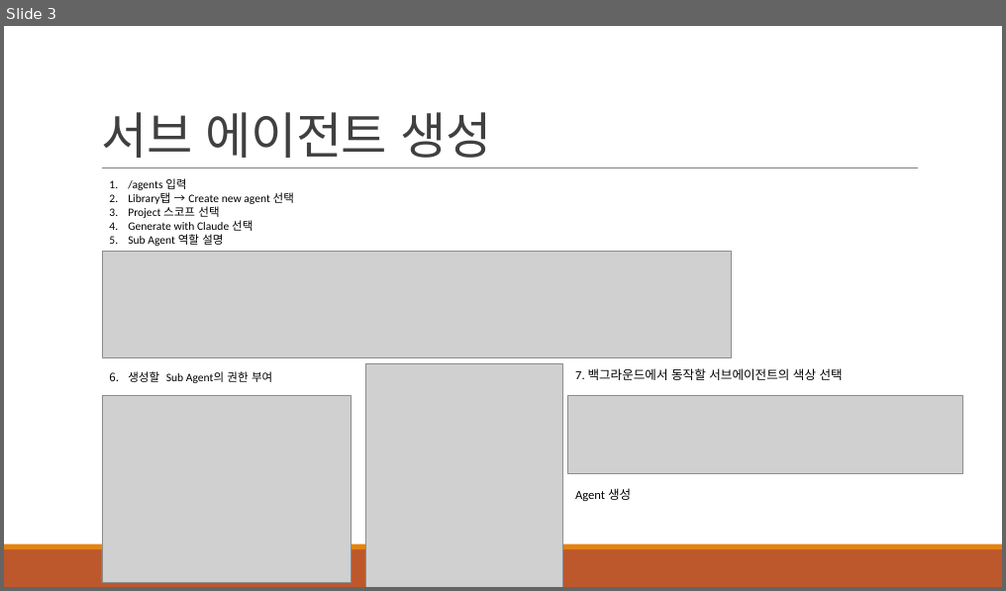
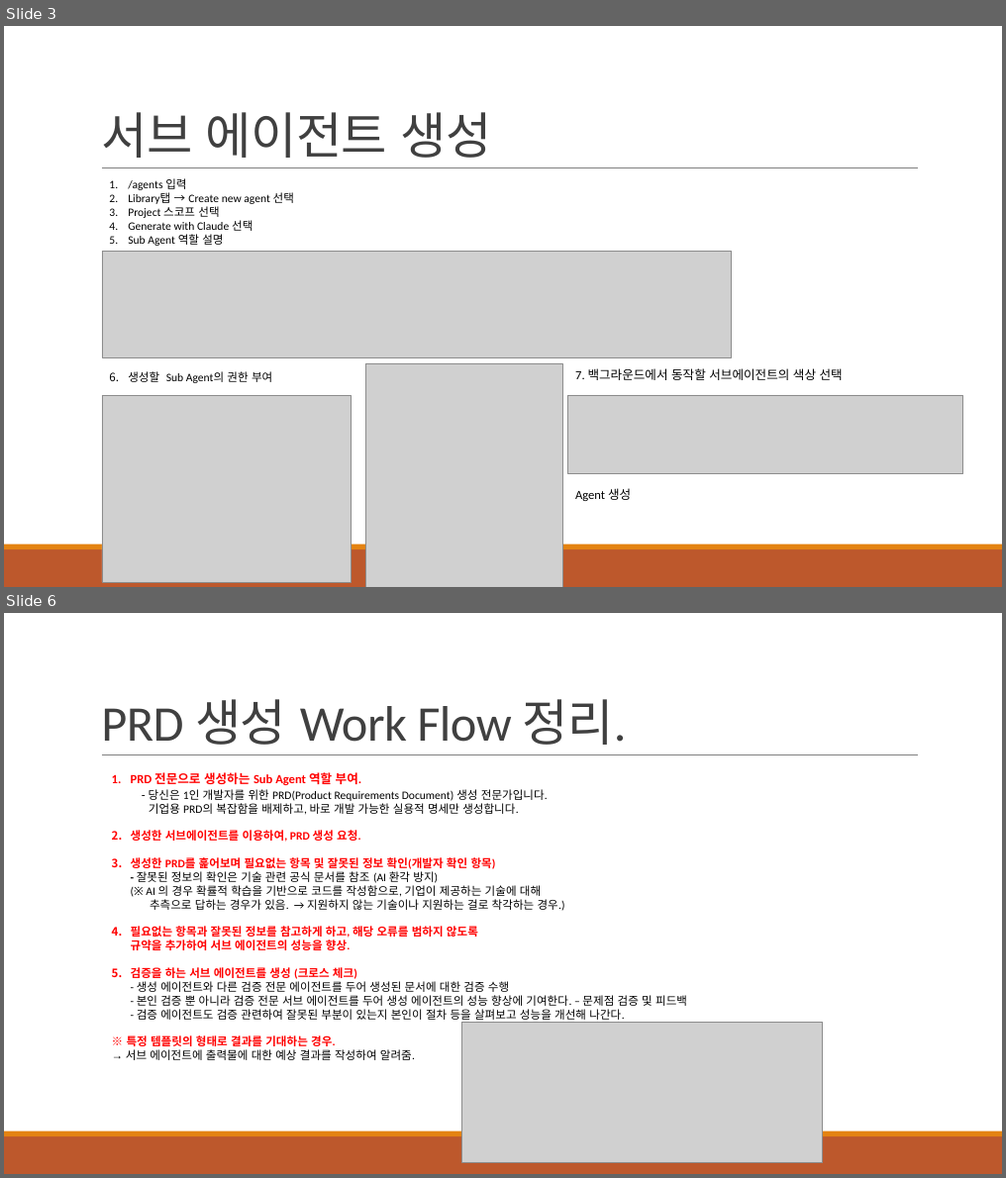
Before and after one commit to khb3025/study-claude-code, a slide deck: PPT정리/27. 서브 에이전트로 PRD 생성.pptx. Shown one above the other, each under a label of ours: slide 3 before the commit, slides 3 and 6 after it; the slides between them are not shown. The pictures are 1006x591 and 1006x1178 pixels, drawn with LibreOffice and Linux fonts; fonts in the diff are those of the drawing; grey boxes stand for pictures. Boxes give left, top, right and bottom in pixels: in the first picture for what was removed or moved away, otherwise in the second. Text is boxed around its words. In the diff, an @@ line names an element or a change of style, - is before the commit and + after.

Commit message:
서브에이전트 활용 PRD 생성 및 WorkFlow

```diff
--- a/PPT정리/27. 서브 에이전트로 PRD 생성.pptx
+++ b/PPT정리/27. 서브 에이전트로 PRD 생성.pptx
@@ slide 6 added at [4, 613, 1002, 1174], background #FFFFFF; not listed: 3 template elements that a slide beside it also shows @@
@@ title added at [101, 699, 627, 745], 48 pt, text #404040 @@
+PRD 생성 Work Flow 정리.
@@ text added at [126, 772, 687, 1060], 11 pt, text #000000 @@
+1. PRD 전문으로 생성하는 Sub Agent 역할 부여.
+   - 당신은 1인 개발자를 위한 PRD(Product Requirements Document) 생성 전문가입니다.
+   기업용 PRD의 복잡함을 배제하고, 바로 개발 가능한 실용적 명세만 생성합니다.
+2. 생성한 서브에이전트를 이용하여, PRD 생성 요청.
+3. 생성한 PRD를 훑어보며 필요없는 항목 및 잘못된 정보 확인(개발자 확인 항목)
+   - 잘못된 정보의 확인은 기술 관련 공식 문서를 참조 (AI 환각 방지)
+   (※ AI 의 경우 확률적 학습을 기반으로 코드를 작성함으로, 기업이 제공하는 기술에 대해
+   추측으로 답하는 경우가 있음. → 지원하지 않는 기술이나 지원하는 걸로 착각하는 경우.)
+4. 필요없는 항목과 잘못된 정보를 참고하게 하고, 해당 오류를 범하지 않도록
+   규약을 추가하여 서브 에이전트의 성능을 향상.
+5. 검증을 하는 서브 에이전트를 생성 (크로스 체크)
+   - 생성 에이전트와 다른 검증 전문 에이전트를 두어 생성된 문서에 대한 검증 수행
+   - 본인 검증 뿐 아니라 검증 전문 서브 에이전트를 두어 생성 에이전트의 성능 향상에 기여한다. – 문제점 검증 및 피드백
+   - 검증 에이전트도 검증 관련하여 잘못된 부분이 있는지 본인이 절차 등을 살펴보고 성능을 개선해 나간다.
+※ 특정 템플릿의 형태로 결과를 기대하는 경우.
+→ 서브 에이전트에 출력물에 대한 예상 결과를 작성하여 알려줌.
@@ picture added at [462, 1023, 823, 1163] @@
```
Also in this commit, not shown: 2 other slides added, 1 other file.
